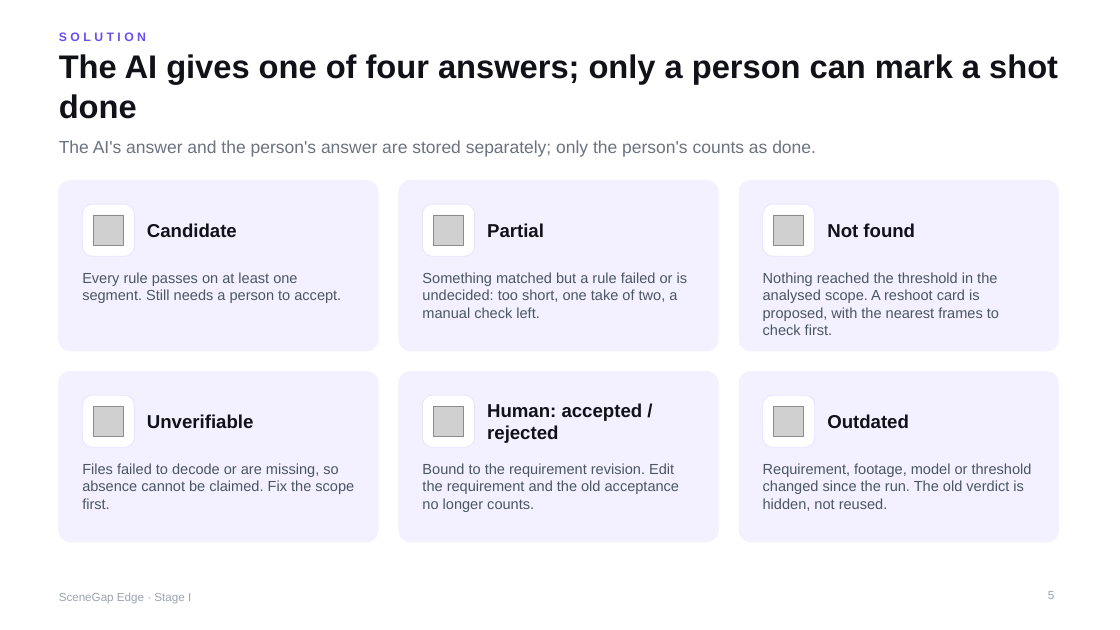
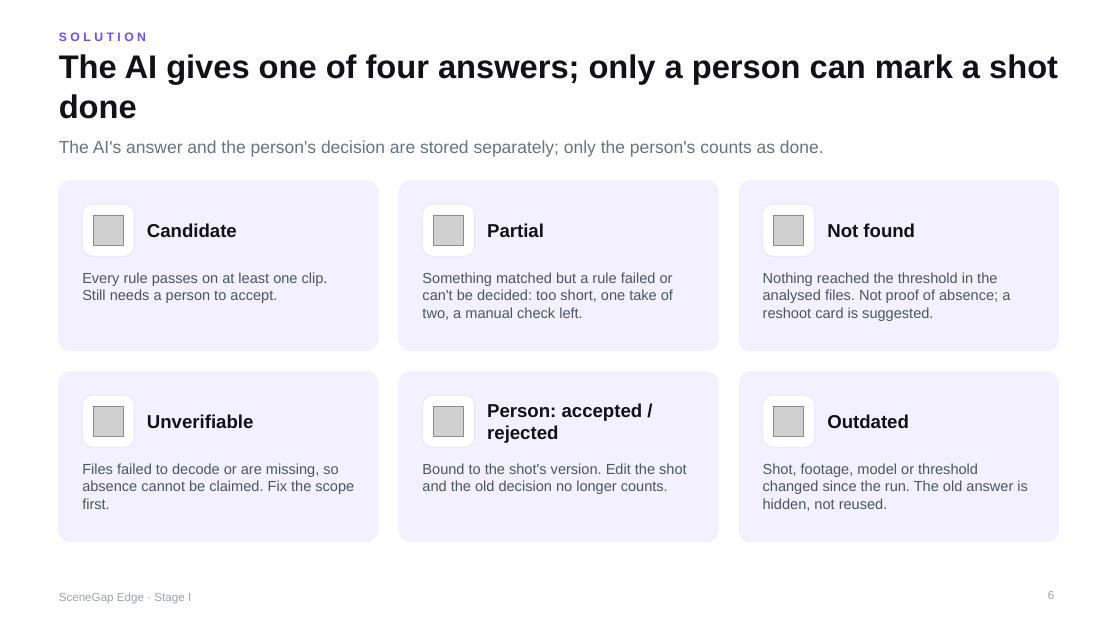
Before and after one commit to yu9bryan/scenegap-edge, a slide deck: slide 6 of docs/deck/SceneGapEdge_StageI_Proposal.pptx (slide 5 before the commit). Drawn at 1120x630 pixels with LibreOffice and Linux fonts; fonts in the diff are those of the drawing; grey boxes stand for pictures. Boxes give left, top, right and bottom in pixels: in the first picture for what was removed or moved away, otherwise in the second. Text is boxed around its words. In the diff, an @@ line names an element or a change of style, - is before the commit and + after.

```diff
--- a/docs/deck/SceneGapEdge_StageI_Proposal.pptx
+++ b/docs/deck/SceneGapEdge_StageI_Proposal.pptx
@@ text at box(59, 140, 824, 157): text changed @@
-The AI's answer and the person's answer are stored separately; only the person's counts as done.
+The AI's answer and the person's decision are stored separately; only the person's counts as done.
@@ text at box(82, 272, 328, 303): text changed @@
-Every rule passes on at least one segment. Still needs a person to accept.
+Every rule passes on at least one clip. Still needs a person to accept.
@@ text at box(422, 272, 673, 320): text changed @@
-Something matched but a rule failed or is undecided: too short, one take of two, a manual check left.
+Something matched but a rule failed or can't be decided: too short, one take of two, a manual check left.
@@ text at box(763, 272, 1010, 321): text changed @@
-Nothing reached the threshold in the analysed scope. A reshoot card is proposed, with the nearest frames to check first.
+Nothing reached the threshold in the analysed files. Not proof of absence; a reshoot card is suggested.
@@ text at box(487, 403, 643, 443): text changed @@
-Human: accepted / rejected
+Person: accepted / rejected
@@ text at box(422, 463, 686, 494): text changed @@
-Bound to the requirement revision. Edit the requirement and the old acceptance no longer counts.
+Bound to the shot's version. Edit the shot and the old decision no longer counts.
@@ text at box(763, 463, 1028, 511): text changed @@
-Requirement, footage, model or threshold changed since the run. The old verdict is hidden, not reused.
+Shot, footage, model or threshold changed since the run. The old answer is hidden, not reused.
```
Also in this commit, not shown: 21 other slides changed, 4 slides added, 2 slides removed, 16 other files.
